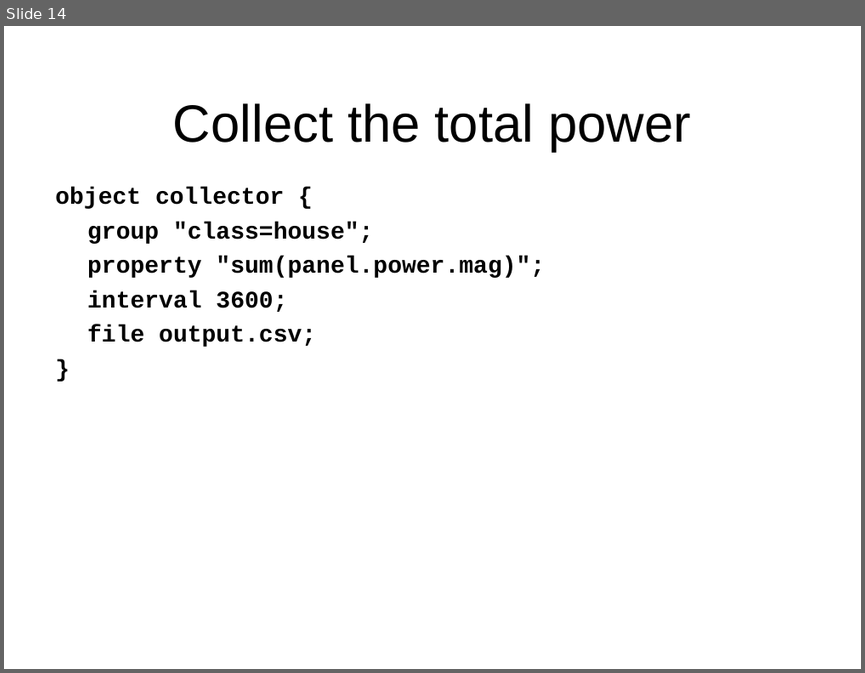
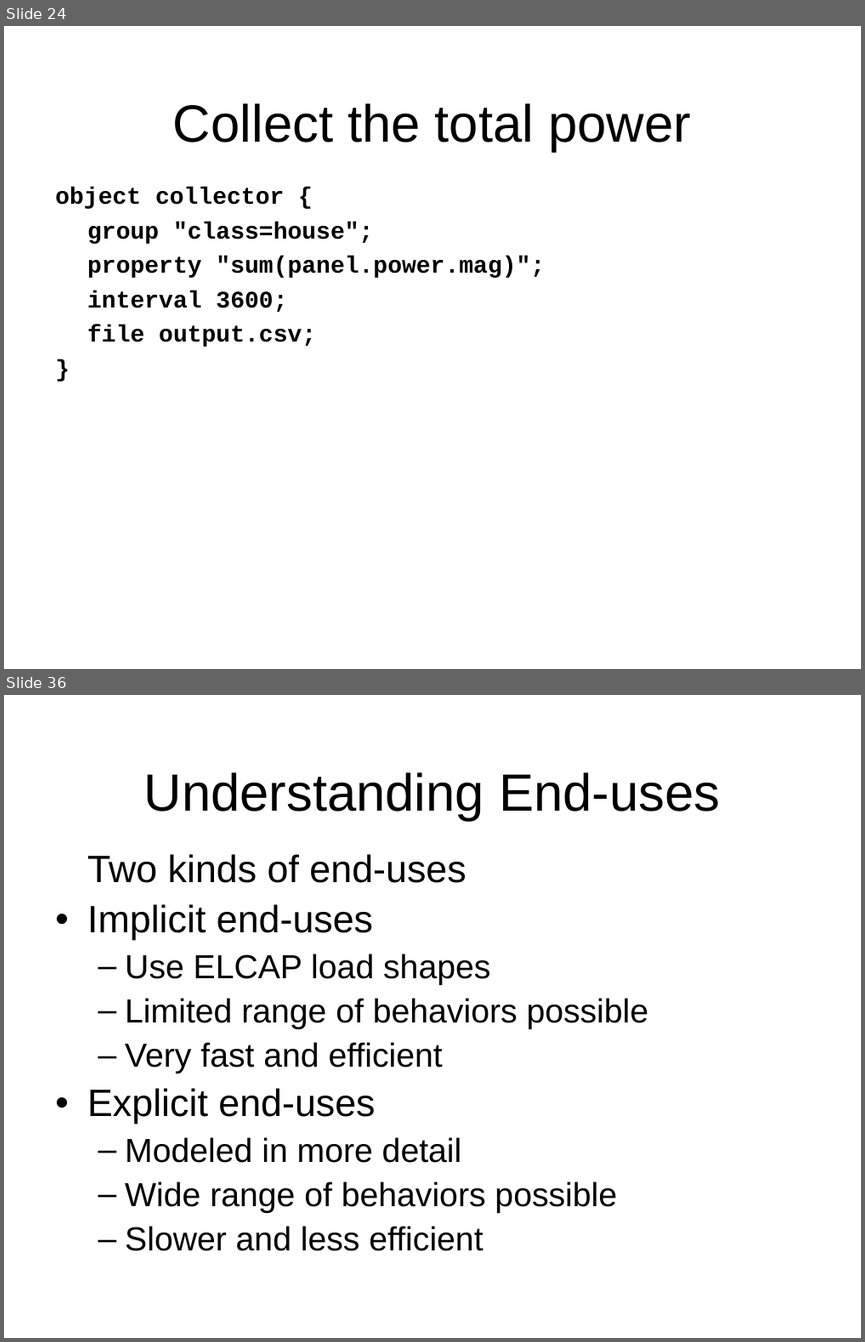
Before and after one commit to gridlab-d/course, a slide deck: Short/1 - Residential.ppt. Shown one above the other, each under a label of ours: slide 14 before the commit, slides 24 and 36 after it; the slides between them are not shown. The pictures are 865x673 and 865x1342 pixels, drawn with LibreOffice and Linux fonts; fonts in the diff are those of the drawing; background and template pictures are left out. Boxes give left, top, right and bottom in pixels: in the first picture for what was removed or moved away, otherwise in the second. Text is boxed around its words. In the diff, an @@ line names an element or a change of style, - is before the commit and + after.

```diff
--- a/Short/1 - Residential.ppt
+++ b/Short/1 - Residential.ppt
@@ slide 36 added at [4, 695, 861, 1338], background picture (left out) @@
@@ title added at [144, 772, 720, 821], 44 pt, text #000000 @@
+Understanding End-uses
@@ text added at [87, 854, 649, 1251], 28 pt, text #000000 @@
+Two kinds of end-uses
+• Implicit end-uses
+  – Use ELCAP load shapes
+  – Limited range of behaviors possible
+  – Very fast and efficient
+• Explicit end-uses
+  – Modeled in more detail
+  – Wide range of behaviors possible
+  – Slower and less efficient
@@ what was slide 14 is now slide 24 @@
```
Also in this commit, not shown: 10 slides changed, 29 other slides added, 6 other files.
